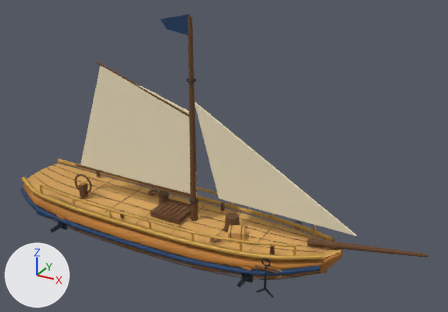
The glTF model game/assets/ships/3d/sloop.glb: old version first, new version second.
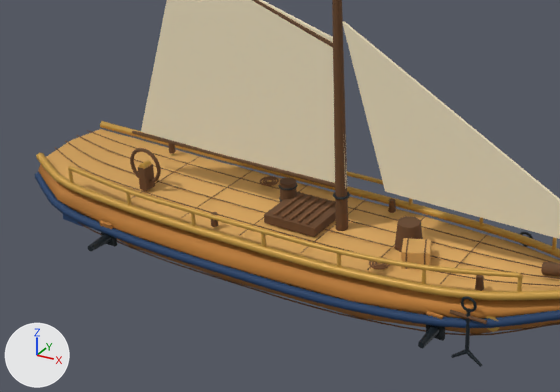
Each version is shown whole from a 50 mm lens placed at (7.56, -11.16, 8.1), pointed at (1.27, 0.27, 2.38), then close up on the part from 0% to 71% of the width and 29% to 100% of the height. Lighting does not change. The marker at lower left points along +X, +Y and +Z. The first two pictures are the older version. Where no turn or scale is listed for an object, it has been applied to the vertices. Vertices at exactly the same position are counted once.

The first close-up shows 'Mesh_Batch_0', 'Mesh_Batch_11', 'Mesh_Batch_13', 'Mesh_Batch_14', 'Mesh_Batch_16', 'Mesh_Batch_2', 'Mesh_Batch_22', 'Mesh_Batch_4', 'Mesh_Batch_5', 'Mesh_Batch_6', 'Mesh_Batch_9', 'SailSurface_0', 'SailSurface_1' and 1 more.
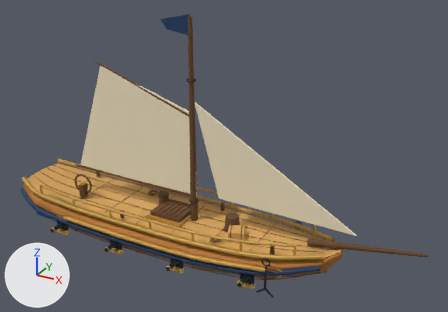
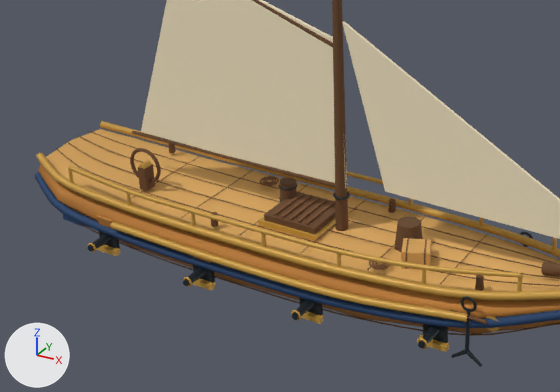
Changed parts and their boxes [x1, y1, x2, y2] in the close-ups (560 x 392 px):
'Mesh_Batch_4', reshaped: before [36, 121, 560, 332]; after [36, 121, 560, 352]
'Mesh_Batch_16', reshaped (mostly hidden): before [101, 232, 445, 341]; after [99, 231, 448, 343]
part 1 of me_mesh_9, added: after [418, 335, 449, 352]
part 2 of me_mesh_9, added: after [296, 308, 324, 324]
part 3 of me_mesh_9, added: after [192, 278, 216, 291]
part 4 of me_mesh_9, added: after [96, 245, 120, 256]
part 5 of me_mesh_9, added (orange): after [259, 209, 350, 242]
part 6 of me_mesh_9, added: after [88, 222, 467, 349]
part 7 of me_mesh_18, added: after [292, 300, 314, 320]
part 8 of me_mesh_18, added: after [183, 267, 206, 286]
part 9 of me_mesh_21, added: after [423, 324, 448, 343]
part 10 of me_mesh_21, added: after [300, 298, 323, 316]
part 11 of me_mesh_21, added: after [193, 261, 215, 283]
part 12 of me_mesh_21, added: after [99, 231, 120, 249]
part 13 of me_mesh_21, deleted (mostly hidden): before [101, 232, 117, 247]

Edits to the bpy script that builds the scene:
```text
Change me_mesh_9:
    used by ob_mesh_batch_4; location = (0.0, 0.0, 0.0)
    remove me_mesh_9.from_pydata(...)  # 936 vertices, 1732 faces; spans x -4.33..3.98, y -1.05..1.05, z 0.34..1.12
    add me_mesh_9.from_pydata(...)  # 1468 vertices, 2736 faces; spans x -4.33..3.98, y -1.47..1.47, z -0.06..1.12
    me_mesh_9 part 1: a new loose piece, a box spanning x 2.302..2.692, y -1.007..-0.917, z -0.001..0.074, in mat_material_7 (orange #c79a42)
    me_mesh_9 part 2: a new loose piece, a box spanning x 0.58..0.97, y -1.177..-1.087, z -0.054..0.021, in mat_material_7 (orange #c79a42)
    me_mesh_9 part 3: a new loose piece, a box spanning x -1.142..-0.752, y -1.204..-1.114, z -0.065..0.01, in mat_material_7 (orange #c79a42)
    me_mesh_9 part 4: a new loose piece, a box spanning x -2.864..-2.474, y -1.172..-1.082, z -0.038..0.037, in mat_material_7 (orange #c79a42)
    me_mesh_9 part 5: a new loose piece, a box spanning x -0.475..0.475, y -0.434..0.434, z 0.641..0.721, in mat_material_7 (orange #c79a42)
    me_mesh_9 part 6: 230 vertices added at x -2.75..2.94, y -1.47..-0.85, z 0.07..0.57
    other edits to the shape of me_mesh_9 do not show in these pictures
Change me_mesh_18:
    used by ob_mesh_batch_13; location = (0.0, 0.0, 0.0)
    remove me_mesh_18.from_pydata(...)  # 556 vertices, 1056 faces; spans x -2.74..3.14, y -1.46..1.46, z -0.14..4.17
    add me_mesh_18.from_pydata(...)  # 628 vertices, 1184 faces; spans x -2.74..3.14, y -1.49..1.49, z -0.14..4.17
    me_mesh_18 part 7: a new loose piece, an 8-sided cut cone along y (radius 0.04 at the low end, 0.07 at the high end) spanning x 0.7..0.84, y -1.47..-1.05, z 0.09..0.23, in mat_material_15 (dark blue #202a31)
    me_mesh_18 part 8: a new loose piece, an 8-sided cut cone along y (radius 0.04 at the low end, 0.07 at the high end) spanning x -1.02..-0.88, y -1.49..-1.07, z 0.08..0.22, in mat_material_15 (dark blue #202a31)
    other edits to the shape of me_mesh_18 do not show in these pictures
Change me_mesh_21:
    used by ob_mesh_batch_16; location = (0.0, 0.0, 0.0)
    remove me_mesh_21.from_pydata(...)  # 32 vertices, 48 faces; spans x -2.79..2.62, y -1.1..1.1, z 0.06..0.34
    add me_mesh_21.from_pydata(...)  # 64 vertices, 96 faces; spans x -2.83..2.66, y -1.13..1.13, z -0.01..0.38
    me_mesh_21 part 9: a new loose piece, a box spanning x 2.337..2.657, y -0.934..-0.884, z 0.056..0.376, in mat_material_18 (black #11191d)
    me_mesh_21 part 10: a new loose piece, a box spanning x 0.615..0.935, y -1.104..-1.054, z 0.004..0.324, in mat_material_18 (black #11191d)
    me_mesh_21 part 11: a new loose piece, a box spanning x -1.107..-0.787, y -1.131..-1.081, z -0.007..0.313, in mat_material_18 (black #11191d)
    me_mesh_21 part 12: a new loose piece, a box spanning x -2.829..-2.509, y -1.099..-1.049, z 0.02..0.34, in mat_material_18 (black #11191d)
    me_mesh_21 part 13: the loose piece of 8 vertices spanning x -2.79..-2.55, y -1.1..-1.05, z 0.06..0.3 is deleted
    other edits to the shape of me_mesh_21 do not show in these pictures
```
